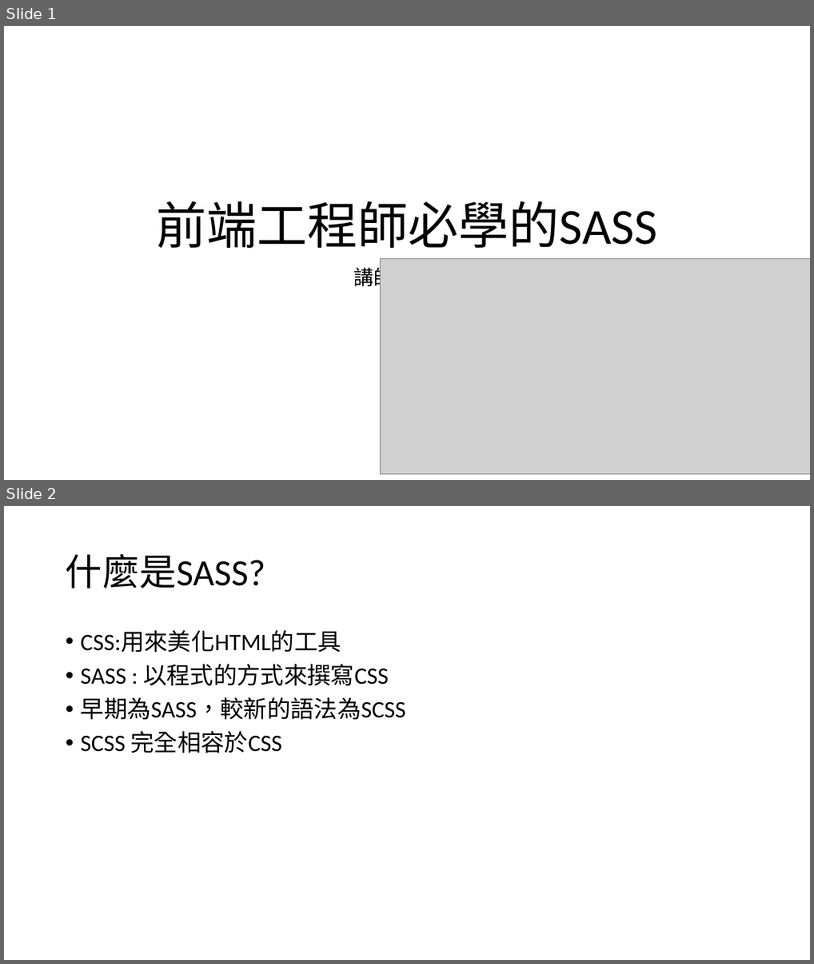
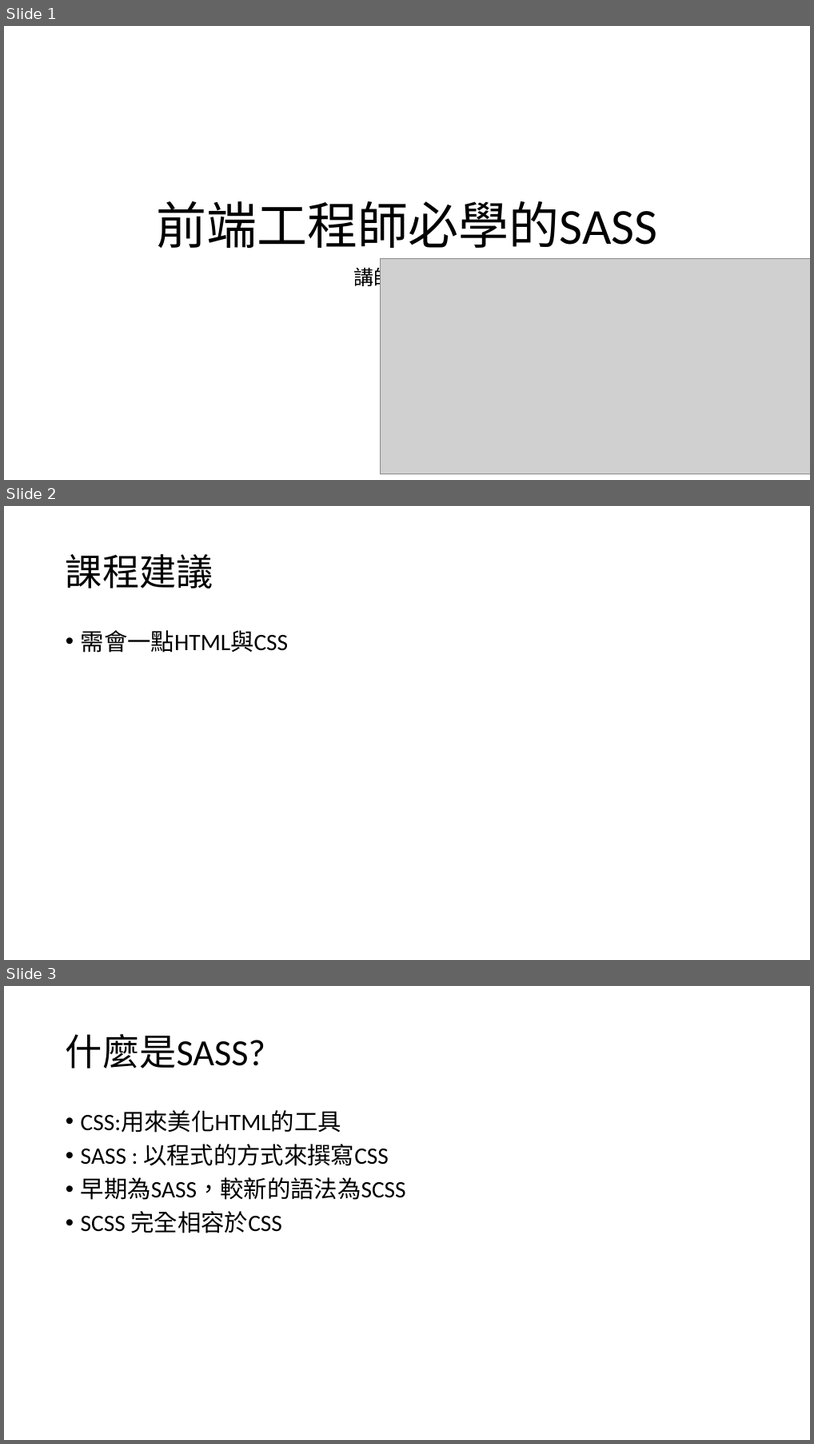
Before and after one commit to choco2001/ppt, a slide deck: sass.pptx. Shown one above the other, each under a label of ours: slides 1 and 2 before the commit, slides 1, 2 and 3 after it. The pictures are 814x964 and 814x1444 pixels, drawn with LibreOffice and Linux fonts; fonts in the diff are those of the drawing; grey boxes stand for pictures. Boxes give left, top, right and bottom in pixels: in the first picture for what was removed or moved away, otherwise in the second. Text is boxed around its words. In the diff, an @@ line names an element or a change of style, - is before the commit and + after.

```diff
--- a/sass.pptx
+++ b/sass.pptx
@@ slide 2 added at [4,506,810,960], background #FFFFFF @@
@@ title added at [66,554,214,588], 44 pt, text #000000 @@
+課程建議
@@ text added at [81,630,288,652], 28 pt, text #000000 @@
+• 需會一點HTML與CSS
@@ what was slide 2 is now slide 3 @@
```
Also in this commit, not shown: 1 slide changed.
